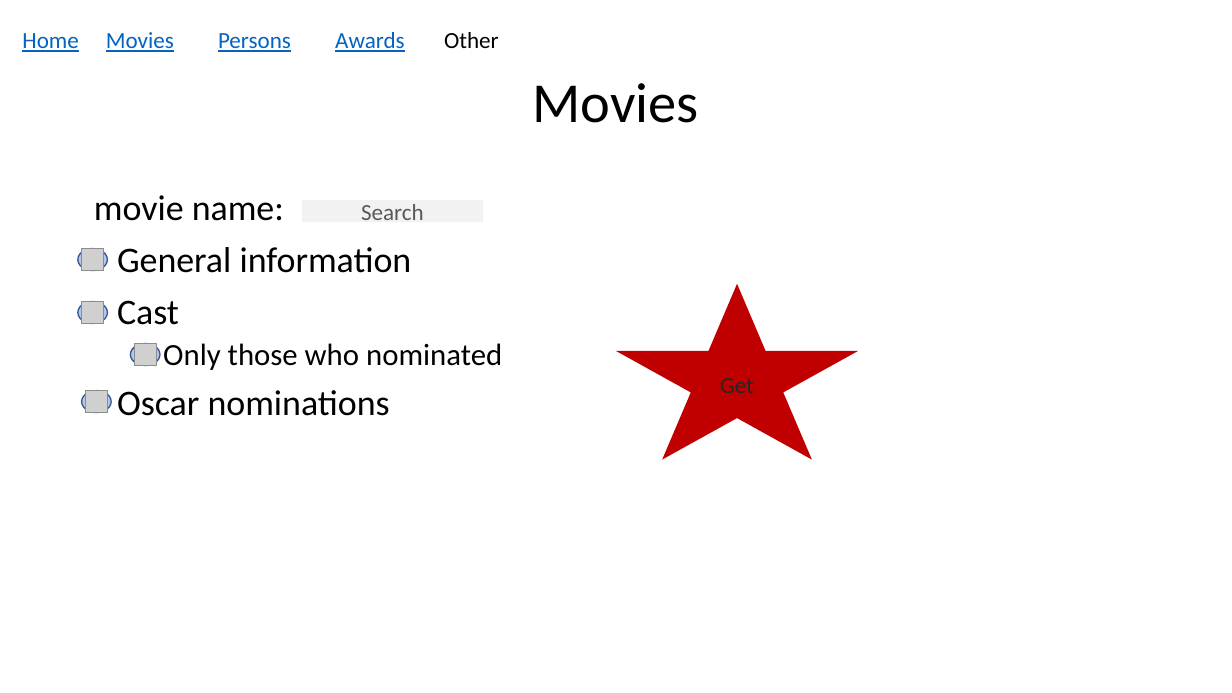
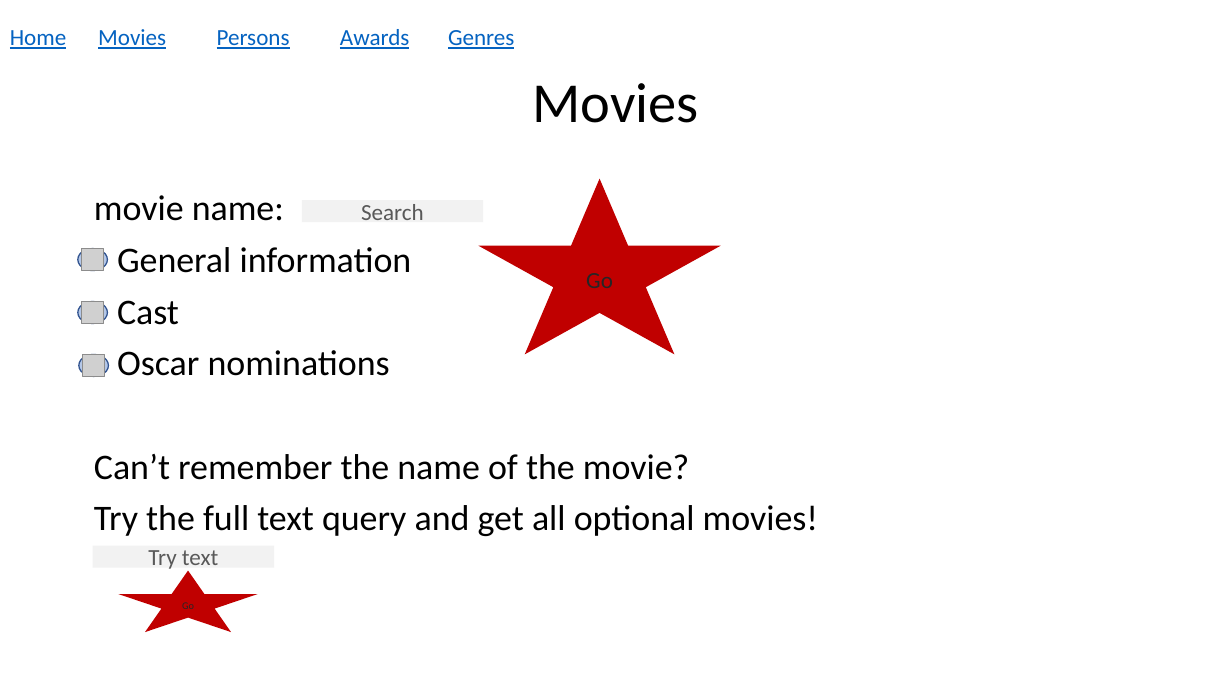
Before and after one commit to Joebahou/AcademyAwardsDB, a slide deck: slide 2 of Academy Award DB web skach.pptx. Drawn at 1232x693 pixels with LibreOffice and Linux fonts; fonts in the diff are those of the drawing; grey boxes stand for pictures. Boxes give left, top, right and bottom in pixels: in the first picture for what was removed or moved away, otherwise in the second. Text is boxed around its words. In the diff, an @@ line names an element or a change of style, - is before the commit and + after.

```diff
--- a/Academy Award DB web skach.pptx
+++ b/Academy Award DB web skach.pptx
@@ text "Home": place and size @@
-text "Home" at bbox=[22, 33, 78, 52]
+text "Home" at bbox=[10, 30, 66, 49]
@@ text "Movies": place and size @@
-text "Movies" at bbox=[106, 32, 174, 52]
+text "Movies" at bbox=[98, 29, 166, 49]
@@ text "Awards": place and size @@
-text "Awards" at bbox=[335, 32, 405, 52]
+text "Awards" at bbox=[340, 29, 410, 49]
@@ text removed at bbox=[444, 32, 499, 48] @@
-Other
@@ text added at bbox=[448, 30, 514, 49], 18 pt, text #0563C1, underline @@
+Genres
@@ star added at bbox=[479, 178, 721, 354], fill #C00000, 18 pt, text #262626 @@
+Go
@@ star removed at bbox=[616, 284, 859, 459] @@
-Get
@@ ellipse: place and size @@
-ellipse at bbox=[81, 391, 111, 413]
+ellipse at bbox=[79, 355, 108, 377]
@@ picture: place and size @@
-picture at bbox=[85, 391, 107, 413]
+picture at bbox=[82, 355, 104, 377]
@@ ellipse removed at bbox=[130, 344, 160, 366] @@
@@ picture removed at bbox=[134, 344, 156, 366] @@
@@ text at bbox=[163, 343, 502, 370]: paragraph removed @@
-  • Only those who nominated
@@ text at bbox=[94, 454, 818, 536]: paragraphs added @@
+Can’t remember the name of the movie?
+Try the full text query and get all optional movies!
@@ rectangle added at bbox=[92, 545, 274, 567], fill #F2F2F2, 18 pt, text #595959 @@
+Try text
@@ star added at bbox=[118, 570, 258, 632], fill #C00000, 8 pt, text #262626 @@
+Go
```
Also in this commit, not shown: 7 other slides changed, 1 slide added, 3 slides removed, 2 other files.
